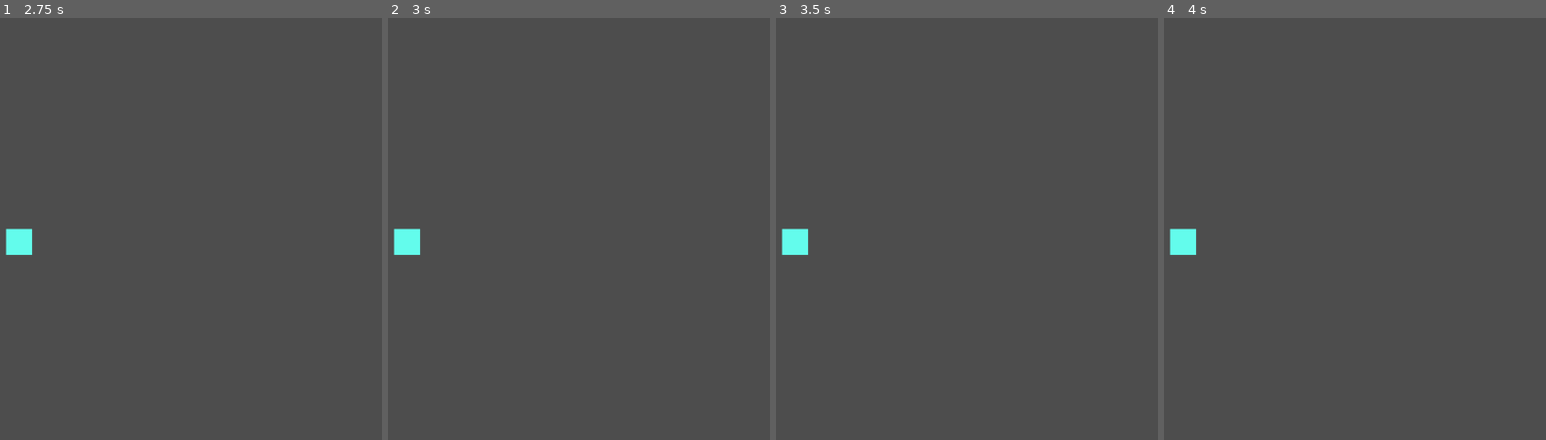
Above: before the commit, frames 1-4 (left to right).
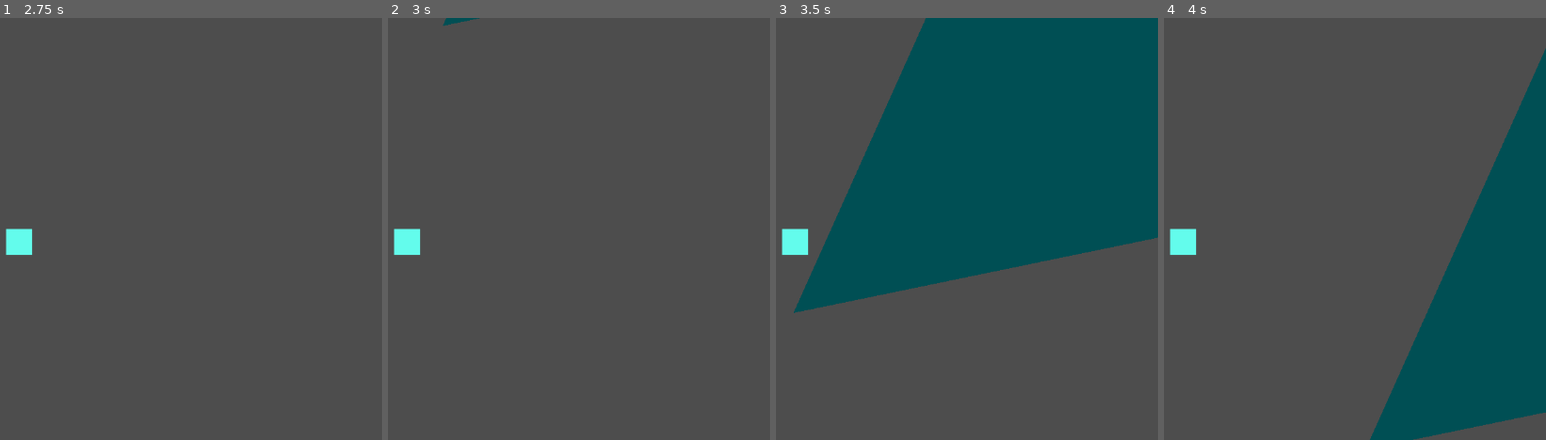
Above: after the commit, the same moments.

Repository: JomardArnaud/CustomGodotEngine
Game: Godot game, scene res://Main.tscn
Two runs of this game, one before a commit and one after it. Both use one fixed random seed, a clock stepped at 60 frames per second and the inputs below.
Inputs:
- Up to frame 1 (2.75 s): tap Enter at 0.5, 2 s; hold D (moveRight) 0.53-1.28 s; hold Ctrl 0.53-1.28 s; tap Alt at 0.8, 1.35, 2.3 s; tap Space at 1.25 s; hold S (moveDown) 1.28-2.03 s; tap Ctrl at 1.55 s; hold D (moveRight) from 2.03 s (still down); hold Ctrl from 2.03 s (still down)
- Up to frame 2 (3 s): tap Space at 2.75 s; release D (moveRight) at 2.78 s; release Ctrl at 2.78 s; hold Z (moveUp) from 2.78 s (still down); tap Alt at 2.85 s
- Up to frame 3 (3.5 s): keep holding Z (moveUp); tap Ctrl at 3.05 s
- Up to frame 4 (4 s): release Z (moveUp) at 3.53 s; hold Q (moveLeft) from 3.53 s (still down); hold Ctrl from 3.53 s (still down); tap Alt at 3.8 s

Frame 1 is identical in both runs. In frame 2, less than 0.1% of the frame differs, in the area x 14-24%, y 0-2%; in frame 3, 46%, in the area x 4-100%, y 0-70%; in frame 4, 20%.

Commit message:
some MyUtils developement | advencement on Arena's script

Diff:
--- a/Global/CustomeUtils.gd
+++ b/Global/CustomeUtils.gd
@@ -1,7 +1,32 @@
 class_name MyUtils
 extends Node
+
+const debugPath = "Debug"
 
 static func delete_children(node):
 	for n in node.get_children():
 		node.remove_child(n)
 		n.queue_free()
+
+
+### VISUAL DEBUG PART ###
+static func findDebugNode(node: Node2D) -> Node2D :
+	return (node.find_child(debugPath, false, false))
+
+static func clearDebugChildren(node: Node2D) -> void:
+	var debugNode = findDebugNode(node)
+	if debugNode != null:
+		delete_children(debugNode)
+
+static func addDebugLine(node: Node2D, points: Array[Vector2], color: Color = Color(255,255, 255, 1), thickness: int = 5) -> void:
+	var debugLine = Line2D.new()
+	for point in points:
+		debugLine.add_point(point)
+	debugLine.default_color = color
+	debugLine.width = thickness
+	var debugNode = findDebugNode(node)
+	if debugNode == null:
+		debugNode = Node2D.new()
+		debugNode.name = debugPath
+		node.add_child(debugNode)
+	debugNode.add_child(debugLine)
--- a/Main.tscn
+++ b/Main.tscn
@@ -1,7 +1,8 @@
-[gd_scene load_steps=3 format=3 uid="uid://v2nw0nk5k3gm"]
+[gd_scene load_steps=4 format=3 uid="uid://v2nw0nk5k3gm"]
 
 [ext_resource type="PackedScene" uid="uid://cndhrpvfkd8hw" path="res://Source/Player/PlayerController.tscn" id="1_50kq8"]
 [ext_resource type="Script" path="res://Main.gd" id="1_evtoq"]
+[ext_resource type="PackedScene" uid="uid://cpb41bc8texpg" path="res://Source/Arena/Arena.tscn" id="3_78mhr"]
 
 [node name="Node2D" type="Node2D"]
 script = ExtResource("1_evtoq")
@@ -12,3 +13,8 @@
 inertia = 0.005
 
 [node name="Camera2D" type="Camera2D" parent="PlayerController"]
+
+[node name="Arena" parent="." instance=ExtResource("3_78mhr")]
+position = Vector2(272, -123)
+polygon = PackedVector2Array(2143, -375, 1639, 749, 2929, 482, 3358, -612, 2934, -1035, 3071, -450, 2785, -1108, 2950, -395, 2667, -884)
+thicknessBorder = 207
--- a/Source/Arena/Arena.gd
+++ b/Source/Arena/Arena.gd
@@ -9,47 +9,22 @@
 @export var colorArena : Color
 @export var colorWall : Color
 ## make a BETTER slider and listen the signal to auto update the border's Arena
-@export_range(0, 1000) var thicknessBorder : float = 500
-
-var polygonBorder : PackedVector2Array
+@export_range(1, 250, 0.5) var thicknessBorder = 50
 
 # Ok alors faire un algo qui permet de prendre le polygon, et faire un prolongement en partant du centrre du polygon
 # vers chaque vertice pour scale le polygon d'origin et produire celui qui sera le border
 
 func _ready():
 	if !Engine.is_editor_hint():
-		place_border()
+		pass
 
 func _process(delta):
 	if Engine.is_editor_hint():
 		if Input.is_action_pressed("refreshEditor") && Input.is_key_pressed(KEY_CTRL):
+			MyUtils.delete_children(self)
 			algo()
 		if Input.is_action_just_pressed("refreshEditor") && Input.is_key_pressed(KEY_ALT):
 			MyUtils.delete_children(self)
-
-## add the collisionShape as child to the scene Border of the Arena
-func place_border():
-	MyUtils.delete_children(self)
-	print("place border")
-	for VertexId in range(0, self.polygon.size()):
-		var bufferLastVertexProjection: Vector2
-		## if next_Vertex_concave == true
-		## add the point to
-
-		var currentVertex = self.polygon[VertexId]
-		var nextVertex = self.polygon[VertexId + 1 if VertexId < self.polygon.size() - 1 else 0]
-		var normalVertexToNextVertex = Vector2(nextVertex.x - currentVertex.x, nextVertex.y - currentVertex.y)
-		var debugLine = Line2D.new()
-		debugLine.add_point(self.polygon[VertexId])
-		debugLine.add_point(normalVertexToNextVertex)
-		debugLine.default_color = Color(255, 0, 0, 0.75)
-		self.add_child(debugLine)
-		var debugVertexLine = Line2D.new()
-		debugVertexLine.add_point(currentVertex)
-		debugVertexLine.add_point(nextVertex)
-		debugVertexLine.default_color = Color(0, 0, 255, 0.75)
-		self.add_child(debugVertexLine)
-	pass
 
 ## check the four cardinal stating to a Vertex direction lenght thicknnesBorder collider with polygon's Arena and return
 ## a offset for the projection of the Vertex
@@ -74,51 +49,37 @@
 		var vectorEgde = Vector2(nextVertex.x - currentVertex.x, nextVertex.y - currentVertex.y)
 		var dirEdge = vectorEgde.normalized()
 	## ensuite chopé la normale du vecteur coté dans les deux sens (pour check où est l'exterieur du polygon)
-		var normal1 = Vector2(dirEdge.y, - dirEdge.x) * thicknessBorder
-		var normal2 = Vector2(-dirEdge.y, dirEdge.x) * thicknessBorder
-
-		var normalVertexToNextVertex = Vector2(nextVertex.x - currentVertex.x, nextVertex.y - currentVertex.y)
-		var debugLine = Line2D.new()
-		debugLine.add_point(currentVertex)
-		debugLine.add_point(normal1 + currentVertex)
-		debugLine.default_color = Color(255, 127, 0, 0.75)
-		self.add_child(debugLine)
-		var debugLine2 = Line2D.new()
-		debugLine2.add_point(currentVertex)
-		debugLine2.add_point(normal2 + currentVertex)
-		debugLine2.default_color = Color(255, 0, 127, 0.75)
-		self.add_child(debugLine2)
-		var debugLineNext = Line2D.new()
-		debugLineNext.add_point(nextVertex)
-		debugLineNext.add_point(normal1 + nextVertex)
-		debugLineNext.default_color = Color(255, 127, 0, 0.75)
-		self.add_child(debugLineNext)
-		var debugLine2Next = Line2D.new()
-		debugLine2Next.add_point(nextVertex)
-		debugLine2Next.add_point(normal2 + nextVertex)
-		debugLine2Next.default_color = Color(255, 0, 127, 0.75)
-		self.add_child(debugLine2Next)
-		var debugLine1Poly = Line2D.new()
-		debugLine1Poly.add_point(normal1 + currentVertex)
-		debugLine1Poly.add_point(normal1 + nextVertex)
-		debugLine2Next.default_color = Color(255, 0, 255, 0.75)
-		var debugLine2Poly = Line2D.new()
-		debugLine2Next.add_point(normal2 + currentVertex)
-		debugLine2Next.add_point(normal2 + nextVertex)
-		debugLine2Next.default_color = Color(255, 0, 255, 0.75)
-		self.add_child(debugLine2Next)
-		var debugVertexLine = Line2D.new()
-		debugVertexLine.add_point(currentVertex)
-		debugVertexLine.add_point(nextVertex)
-		debugVertexLine.default_color = Color(0, 0, 255, 0.75)
-		self.add_child(debugVertexLine)
-	## là utilsé la normale pour projecter une ligne depuis les deux sommets
-	## avec cette lignes faire un test de collision entre cette line et le polygon de l'Arena
+		var normal1 = Vector2(dirEdge.y, - dirEdge.x)
+		var normal2 = Vector2(-dirEdge.y, dirEdge.x)
+		# to handle the case polgon is concave, the project need to be from the middle of the edge
+		var middleEdge = (currentVertex + nextVertex) / 2
+	# là on chercher la normale qui va vers l'exterrieur du polygon
+		var normal1Collision = Geometry2D.intersect_polyline_with_polygon([middleEdge, middleEdge + normal1], self.polygon)
+		var extNormal = normal2 if normal1Collision.size() > 0 else normal1
+#	## là utilsé les deux sommets avec la noramle extérieur
+		var projCurrent = currentVertex + extNormal * thicknessBorder
+		var projNext = nextVertex + extNormal * thicknessBorder
+	## là on check les collisions entre les sommets et leurs projection et aussi la ligne formé par les projections
+		if get_angle_at_point(vertexId) < 180:
+			print("hello", vertexId, "  |   ", get_angle_at_point(vertexId))
+		var projCurrentCollision = Geometry2D.intersect_polyline_with_polygon([currentVertex, projCurrent], self.polygon)
+		var projCollidedCurrent = projCurrent if projCurrentCollision.size() == 0 else projCurrentCollision[0][0]
+		MyUtils.addDebugLine(self, [currentVertex, projCollidedCurrent], Color(255, 0, 0, 1))
+		var projNextCollision = Geometry2D.intersect_polyline_with_polygon([nextVertex, projNext], self.polygon)
+		var projCollidedNext = projNext if projNextCollision.size() == 0 else projNextCollision[0][0]
+		MyUtils.addDebugLine(self, [nextVertex, projCollidedNext], Color(0, 0, 255, 1))
 	## si la fonction ne renvoie pas de points de collision juste ajouter un collider à quatre coté (currentVertex, projectCurrentVertex, projectionNextVertex, nextVertex)
 	## sinon faire un collider en partant de currentVertex et relie nextVertex en passant par tout les points de collision
 	##
 	##
-	## garder un buffer des deux points du coté former par les coordonées de NextVertex et sa projection (pour lier au poylgon de collision suivant )
+	## garder un buffer des deux points du coté former par les coordonées de NextVertex et sa projection (pour lier au poylgon de collision suivant en mode triangle)
 	##
 	#
 	pass
+
+# A proper Arena must have at least 3 point
+func get_angle_at_point(index: int) -> float:
+	var prevVertex = self.polygon[index - 1] if index > 0 else self.polygon[self.polygon.size() - 1]
+	var currentVertex = self.polygon[index]
+	var nextVertex = self.polygon[index + 1] if index < self.polygon.size() - 1 else self.polygon[0]
+	return rad_to_deg(Vector2(currentVertex.x - prevVertex.x, currentVertex.y - prevVertex.y).angle_to_point(nextVertex))
--- a/Source/Arena/Arena.tscn
+++ b/Source/Arena/Arena.tscn
@@ -7,4 +7,4 @@
 z_as_relative = false
 color = Color(0, 0.309804, 0.329412, 1)
 script = ExtResource("1_3vekc")
-thicknessBorder = 1000.0
+metadata/_edit_group_ = true
